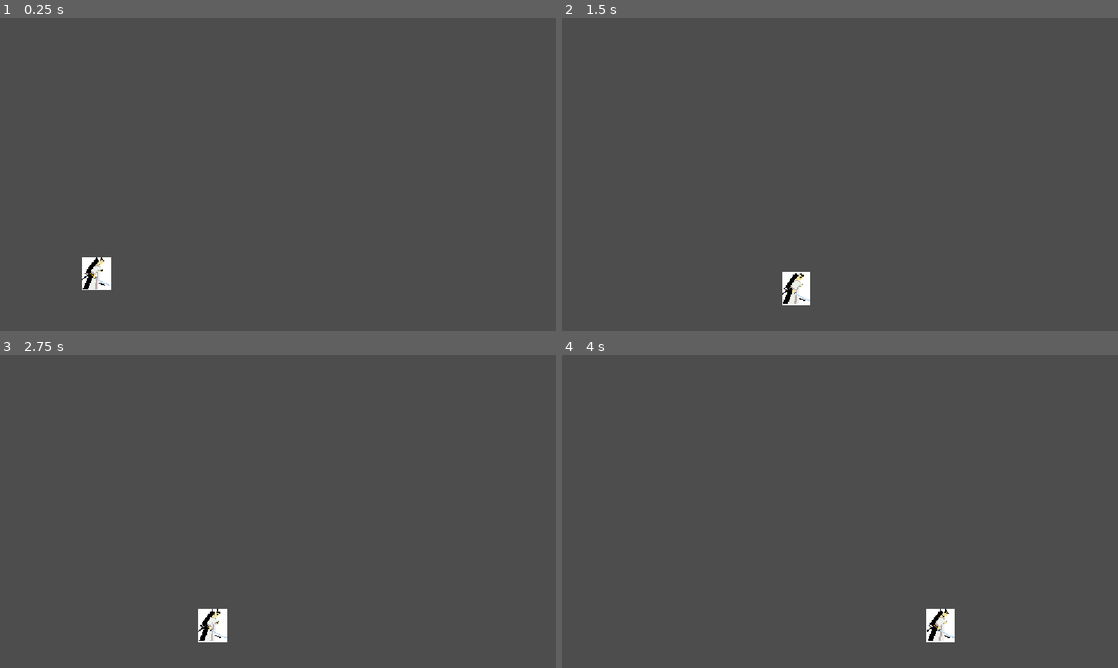
Above: before the commit, frames 1-4 (two rows, left to right).
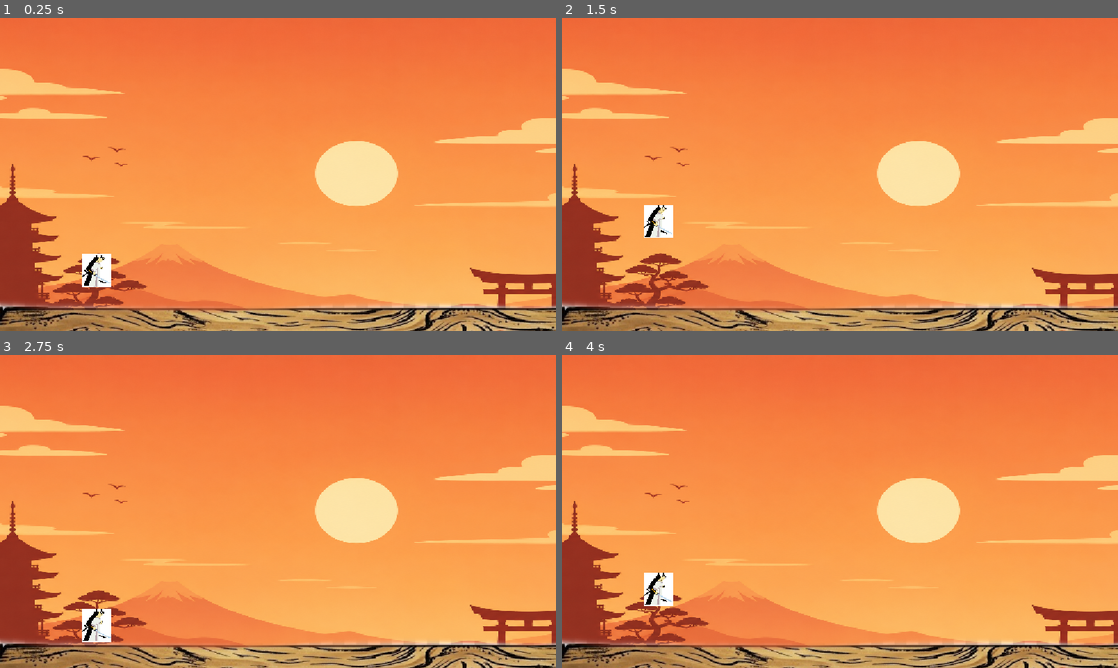
Above: after the commit, the same moments.

Repository: jesusromeoclaus123-ui/Arashi-The-Two-Bloodlines
Game: Godot game, scene res://scenes/Tutorial.tscn
The game is run twice, just before and just after one commit, with the same random seed, the same clock (stepped at 60 frames per second) and the same inputs.
Inputs:
- Up to frame 1 (0.25 s): no input
- Up to frame 2 (1.5 s): hold Space 0.53-1.28 s; hold Right (ui_right) from 0.53 s (still down); tap Space at 1.35 s
- Up to frame 3 (2.75 s): tap Space at 1.52, 1.82 s; release Right (ui_right) at 2.03 s; hold Left (ui_left) from 2.03 s (still down); hold Space from 2.03 s (still down)
- Up to frame 4 (4 s): release Left (ui_left) at 2.78 s; release Space at 2.78 s; hold Right (ui_right) from 2.78 s (still down); tap Space at 2.85, 3.02, 3.32 s; hold Space from 3.53 s (still down)

The runs differ from the first frame. In frame 1, 100% of the frame differs, in the area x 0-100%, y 0-100%; in frame 2, 100%; in frame 3, 100%; in frame 4, 100%.

Commit message:
Agregamos doble salto y movimiento de arashi, tambien fondo y estructuras

Diff:
--- a/Player.tscn
+++ /dev/null
@@ -1,17 +0,0 @@
-[gd_scene format=3 uid="uid://c3wshh68n85qf"]
-
-[ext_resource type="Texture2D" uid="uid://bt4xsuipodmio" path="res://Assets/Samurai_Jack.webp" id="1_xhfnw"]
-
-[sub_resource type="RectangleShape2D" id="RectangleShape2D_5h11f"]
-size = Vector2(138, 146)
-
-[node name="Node2D" type="Node2D" unique_id=883720093]
-
-[node name="CharacterBody2D" type="CharacterBody2D" parent="." unique_id=194364151]
-
-[node name="SamuraiJack" type="Sprite2D" parent="CharacterBody2D" unique_id=576077443]
-scale = Vector2(0.23299316, 0.19623643)
-texture = ExtResource("1_xhfnw")
-
-[node name="CollisionShape2D" type="CollisionShape2D" parent="CharacterBody2D" unique_id=729839460]
-shape = SubResource("RectangleShape2D_5h11f")
--- a/scenes/Tutorial.tscn
+++ b/scenes/Tutorial.tscn
@@ -1,6 +1,8 @@
 [gd_scene format=3 uid="uid://dr6qg0iw5lrut"]
 
 [ext_resource type="PackedScene" uid="uid://cxp23lwbrnclb" path="res://scenes/arashi.tscn" id="1_cfv3y"]
+[ext_resource type="Texture2D" uid="uid://b0ecm3cc8dae2" path="res://Assets/content.png" id="1_ci5ev"]
+[ext_resource type="Texture2D" uid="uid://kbcada0mwn6a" path="res://Assets/edb255b2-f64d-4501-9b9a-98e07d05439e.png" id="3_pgr2e"]
 
 [sub_resource type="RectangleShape2D" id="RectangleShape2D_ci5ev"]
 size = Vector2(1280, 100)
@@ -31,5 +33,15 @@
 position = Vector2(1204, 360)
 shape = SubResource("RectangleShape2D_siew1")
 
+[node name="Content" type="Sprite2D" parent="StaticBody2D3" unique_id=1518879222]
+position = Vector2(576, 356.5)
+scale = Vector2(0.88216144, 0.6962891)
+texture = ExtResource("1_ci5ev")
+
 [node name="Arashi" parent="." unique_id=489452437 instance=ExtResource("1_cfv3y")]
 position = Vector2(200, 500)
+
+[node name="Edb255b2F64d45019b9a98e07d05439e" type="Sprite2D" parent="." unique_id=579186235]
+position = Vector2(640, 626)
+scale = Vector2(1.438166, 1.438166)
+texture = ExtResource("3_pgr2e")
--- a/scenes/arashi.gd
+++ b/scenes/arashi.gd
@@ -1,28 +1,47 @@
 extends CharacterBody2D
 
-const SPEED = 300.0
-const JUMP_VELOCITY = -400.0
+const SPEED := 300.0
+const GRAVITY := 700.0
+const JUMP_FORCE := -400.0
+const DOUBLE_JUMP_FORCE := -350.0
+
+var jumps_left := 2
+var space_was_pressed := false
 
 
 func _physics_process(delta: float) -> void:
 	# Gravedad
 	if not is_on_floor():
-		velocity += get_gravity() * delta
+		velocity.y += GRAVITY * delta
 
-	# Salto con W
-	if Input.is_key_pressed(KEY_W) and is_on_floor():
-		velocity.y = JUMP_VELOCITY
+	# Recuperar los dos saltos al tocar el suelo
+	if is_on_floor():
+		jumps_left = 2
 
-	# Movimiento con A y D
-	var direction := Input.get_axis("ui_left", "ui_right")
+	# Detectar una pulsación NUEVA de espacio
+	var space_pressed := Input.is_key_pressed(KEY_SPACE)
+
+	if space_pressed and not space_was_pressed:
+		if jumps_left > 0:
+
+			if jumps_left == 2:
+				velocity.y = JUMP_FORCE
+			else:
+				velocity.y = DOUBLE_JUMP_FORCE
+
+			jumps_left -= 1
+
+	space_was_pressed = space_pressed
+
+	# Movimiento A / D
+	var direction := 0.0
 
 	if Input.is_key_pressed(KEY_A):
-		direction = -1
+		direction = -1.0
+	elif Input.is_key_pressed(KEY_D):
+		direction = 1.0
 
-	if Input.is_key_pressed(KEY_D):
-		direction = 1
-
-	if direction:
+	if direction != 0:
 		velocity.x = direction * SPEED
 	else:
 		velocity.x = move_toward(velocity.x, 0, SPEED)
--- a/tutorial.tscn
+++ /dev/null
@@ -1,3 +0,0 @@
-[gd_scene format=3 uid="uid://l25aqn1ql0wp"]
-
-[node name="Node2D" type="Node2D" unique_id=709388929]
Binary file added: Assets/content.png
Not shown, added: Assets/content.png.import
Binary file added: Assets/edb255b2-f64d-4501-9b9a-98e07d05439e.png
Not shown, added: Assets/edb255b2-f64d-4501-9b9a-98e07d05439e.png.import
